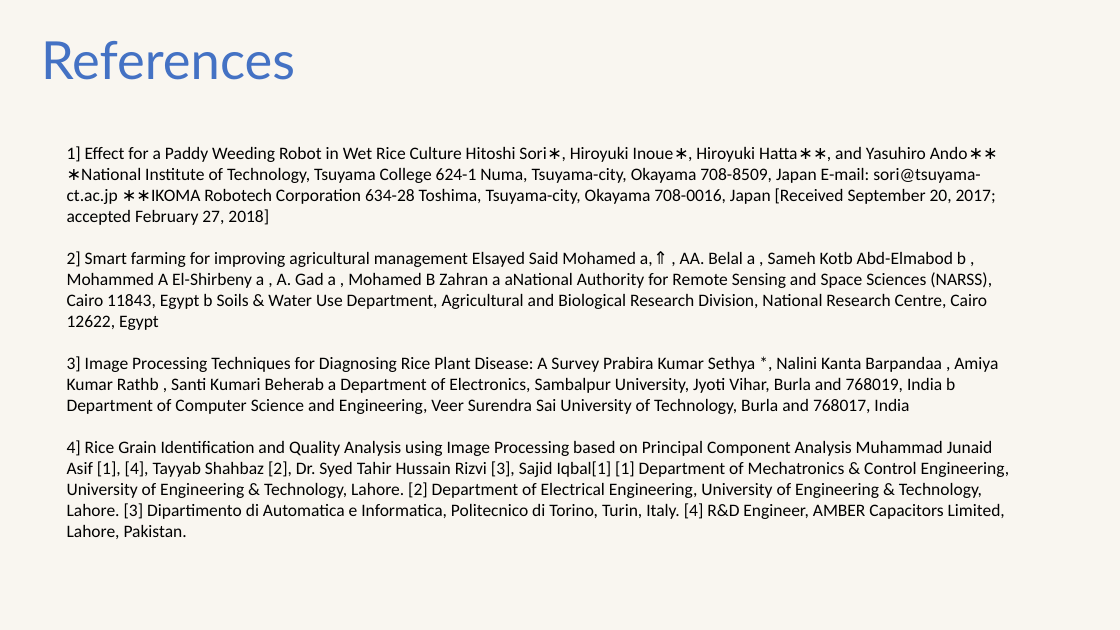
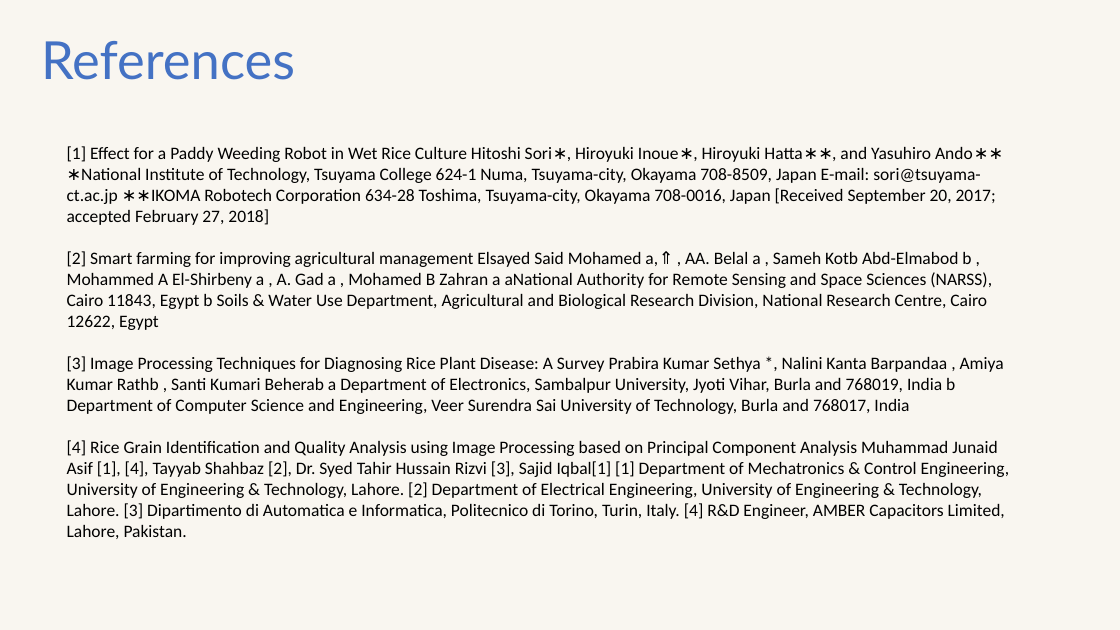
Before and after one commit to Vaibhav-1308/Agribot-Plantation-and-AI-Driven-Quality-Insights, a slide deck: slide 15 of PPT-R1-Agribot 2024-1.pptx. Drawn at 1120x630 pixels with LibreOffice and Linux fonts; fonts in the diff are those of the drawing. Boxes give left, top, right and bottom in pixels: in the first picture for what was removed or moved away, otherwise in the second. Text is boxed around its words. In the diff, an @@ line names an element or a change of style, - is before the commit and + after.

```diff
--- a/PPT-R1-Agribot 2024-1.pptx
+++ b/PPT-R1-Agribot 2024-1.pptx
@@ text at [67, 146, 1010, 539]: text changed @@
-1] Effect for a Paddy Weeding Robot in Wet Rice Culture Hitoshi Sori∗, Hiroyuki Inoue∗, Hiroyuki Hatta∗∗, and Yasuhiro Ando∗∗ ∗National Institute of Technology, Tsuyama College 624-1 Numa, Tsuyama-city, Okayama 708-8509, Japan E-mail: sori@tsuyama-ct.ac.jp ∗∗IKOMA Robotech Corporation 634-28 Toshima, Tsuyama-city, Okayama 708-0016, Japan [Received September 20, 2017; accepted February 27, 2018]
-2] Smart farming for improving agricultural management Elsayed Said Mohamed a,⇑ , AA. Belal a , Sameh Kotb Abd-Elmabod b , Mohammed A El-Shirbeny a , A. Gad a , Mohamed B Zahran a aNational Authority for Remote Sensing and Space Sciences (NARSS), Cairo 11843, Egypt b Soils & Water Use Department, Agricultural and Biological Research Division, National Research Centre, Cairo 12622, Egypt
-3] Image Processing Techniques for Diagnosing Rice Plant Disease: A Survey Prabira Kumar Sethya *, Nalini Kanta Barpandaa , Amiya Kumar Rathb , Santi Kumari Beherab a Department of Electronics, Sambalpur University, Jyoti Vihar, Burla and 768019, India b Department of Computer Science and Engineering, Veer Surendra Sai University of Technology, Burla and 768017, India
-4] Rice Grain Identification and Quality Analysis using Image Processing based on Principal Component Analysis Muhammad Junaid Asif [1], [4], Tayyab Shahbaz [2], Dr. Syed Tahir Hussain Rizvi [3], Sajid Iqbal[1] [1] Department of Mechatronics & Control Engineering, University of Engineering & Technology, Lahore. [2] Department of Electrical Engineering, University of Engineering & Technology, Lahore. [3] Dipartimento di Automatica e Informatica, Politecnico di Torino, Turin, Italy. [4] R&D Engineer, AMBER Capacitors Limited, Lahore, Pakistan.
+[1] Effect for a Paddy Weeding Robot in Wet Rice Culture Hitoshi Sori∗, Hiroyuki Inoue∗, Hiroyuki Hatta∗∗, and Yasuhiro Ando∗∗ ∗National Institute of Technology, Tsuyama College 624-1 Numa, Tsuyama-city, Okayama 708-8509, Japan E-mail: sori@tsuyama-ct.ac.jp ∗∗IKOMA Robotech Corporation 634-28 Toshima, Tsuyama-city, Okayama 708-0016, Japan [Received September 20, 2017; accepted February 27, 2018]
+[2] Smart farming for improving agricultural management Elsayed Said Mohamed a,⇑ , AA. Belal a , Sameh Kotb Abd-Elmabod b , Mohammed A El-Shirbeny a , A. Gad a , Mohamed B Zahran a aNational Authority for Remote Sensing and Space Sciences (NARSS), Cairo 11843, Egypt b Soils & Water Use Department, Agricultural and Biological Research Division, National Research Centre, Cairo 12622, Egypt
+[3] Image Processing Techniques for Diagnosing Rice Plant Disease: A Survey Prabira Kumar Sethya *, Nalini Kanta Barpandaa , Amiya Kumar Rathb , Santi Kumari Beherab a Department of Electronics, Sambalpur University, Jyoti Vihar, Burla and 768019, India b Department of Computer Science and Engineering, Veer Surendra Sai University of Technology, Burla and 768017, India
+[4] Rice Grain Identification and Quality Analysis using Image Processing based on Principal Component Analysis Muhammad Junaid Asif [1], [4], Tayyab Shahbaz [2], Dr. Syed Tahir Hussain Rizvi [3], Sajid Iqbal[1] [1] Department of Mechatronics & Control Engineering, University of Engineering & Technology, Lahore. [2] Department of Electrical Engineering, University of Engineering & Technology, Lahore. [3] Dipartimento di Automatica e Informatica, Politecnico di Torino, Turin, Italy. [4] R&D Engineer, AMBER Capacitors Limited, Lahore, Pakistan.
```
Also in this commit, not shown: 7 other slides changed, 3 other files.
